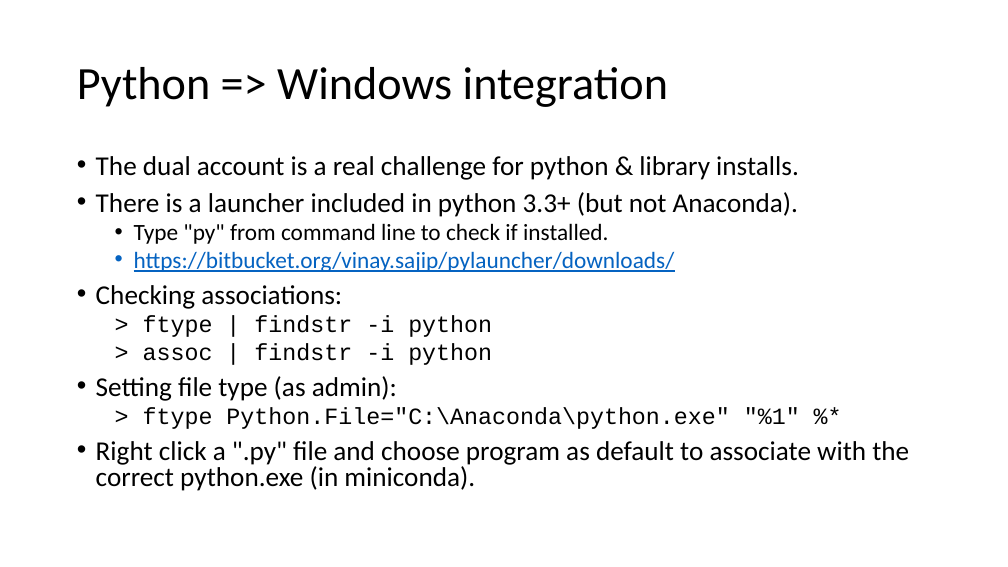
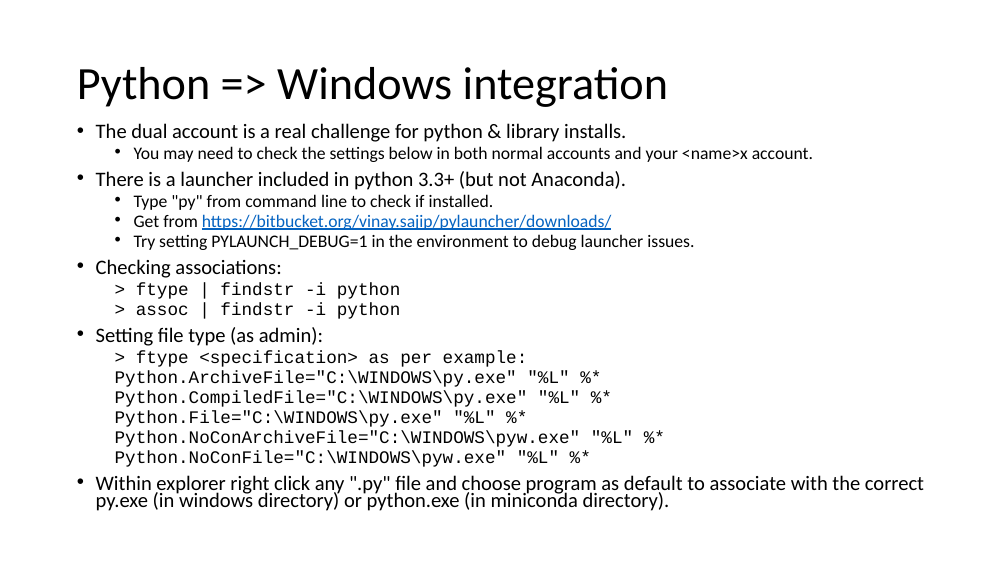
Before and after one commit to mrkbutty/PythonTutButty01, a slide deck: slide 12 of PyTut1_Intro.pptx (slide 10 before the commit). Drawn at 1008x567 pixels with LibreOffice and Linux fonts; fonts in the diff are those of the drawing. Boxes give left, top, right and bottom in pixels: in the first picture for what was removed or moved away, otherwise in the second. Text is boxed around its words. In the diff, an @@ line names an element or a change of style, - is before the commit and + after.

```diff
--- a/PyTut1_Intro.pptx
+++ b/PyTut1_Intro.pptx
@@ text "The dual account is a ...": place and size @@
-text "The dual account is a ..." at [96, 156, 909, 491]
+text "The dual account is a ..." at [96, 123, 924, 511]
@@ text at [96, 123, 626, 346]: size 25.9 to 19.6 pt in "The dual account is a real challenge ...", "There is a launcher included in python ...", "Checking associations:", "Setting file type (as admin):"; size 22.2 to 16.8 pt in "Type "py" from command line to check ...", "> ftype | findstr -i python", "> assoc | findstr -i python"; line spacing 0.8 to 0.7 @@
@@ text at [134, 146, 813, 162]: paragraph added @@
+  • You may need to check the settings below in both normal accounts and your <name>x account.
@@ text at [134, 214, 694, 250]: text changed; size 22.2 to 16.8 pt; text colour #0563C1 to #000000 @@
-  • https://bitbucket.org/vinay.sajip/pylauncher/downloads/
+  • Get from https://bitbucket.org/vinay.sajip/pylauncher/downloads/
+  • Try setting PYLAUNCH_DEBUG=1 in the environment to debug launcher issues.
@@ text at [96, 350, 924, 511]: text changed; size 25.9 to 16.8 pt; font Calibri to Courier New @@
-  > ftype Python.File="C:\Anaconda\python.exe" "%1" %*
-• Right click a ".py" file and choose program as default to associate with the correct python.exe (in miniconda).
+  > ftype <specification> as per example:
+  Python.ArchiveFile="C:\WINDOWS\py.exe" "%L" %*
+  Python.CompiledFile="C:\WINDOWS\py.exe" "%L" %*
+  Python.File="C:\WINDOWS\py.exe" "%L" %*
+  Python.NoConArchiveFile="C:\WINDOWS\pyw.exe" "%L" %*
+  Python.NoConFile="C:\WINDOWS\pyw.exe" "%L" %*
+• Within explorer right click any ".py" file and choose program as default to associate with the correct py.exe (in windows directory) or python.exe (in miniconda directory).
```
Also in this commit, not shown: 15 other slides changed, 6 slides added, 3 slides removed, 2 other files.
